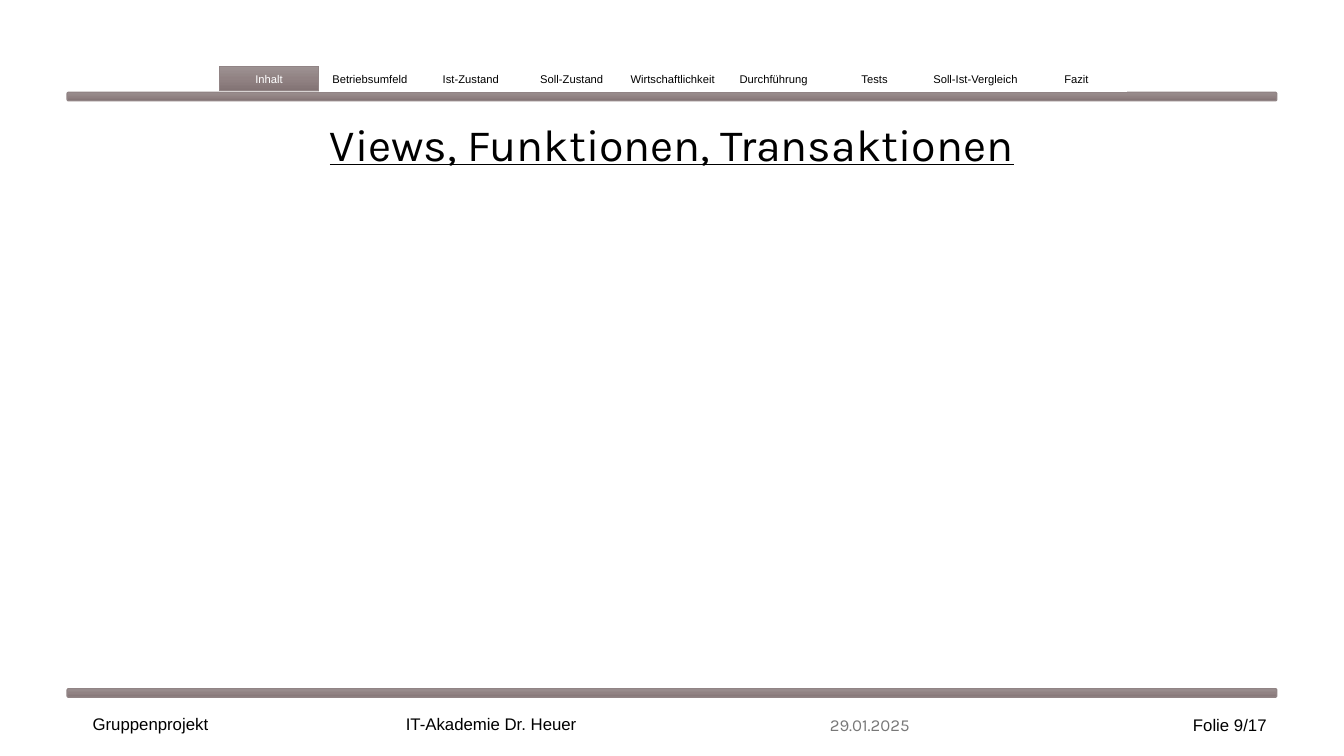
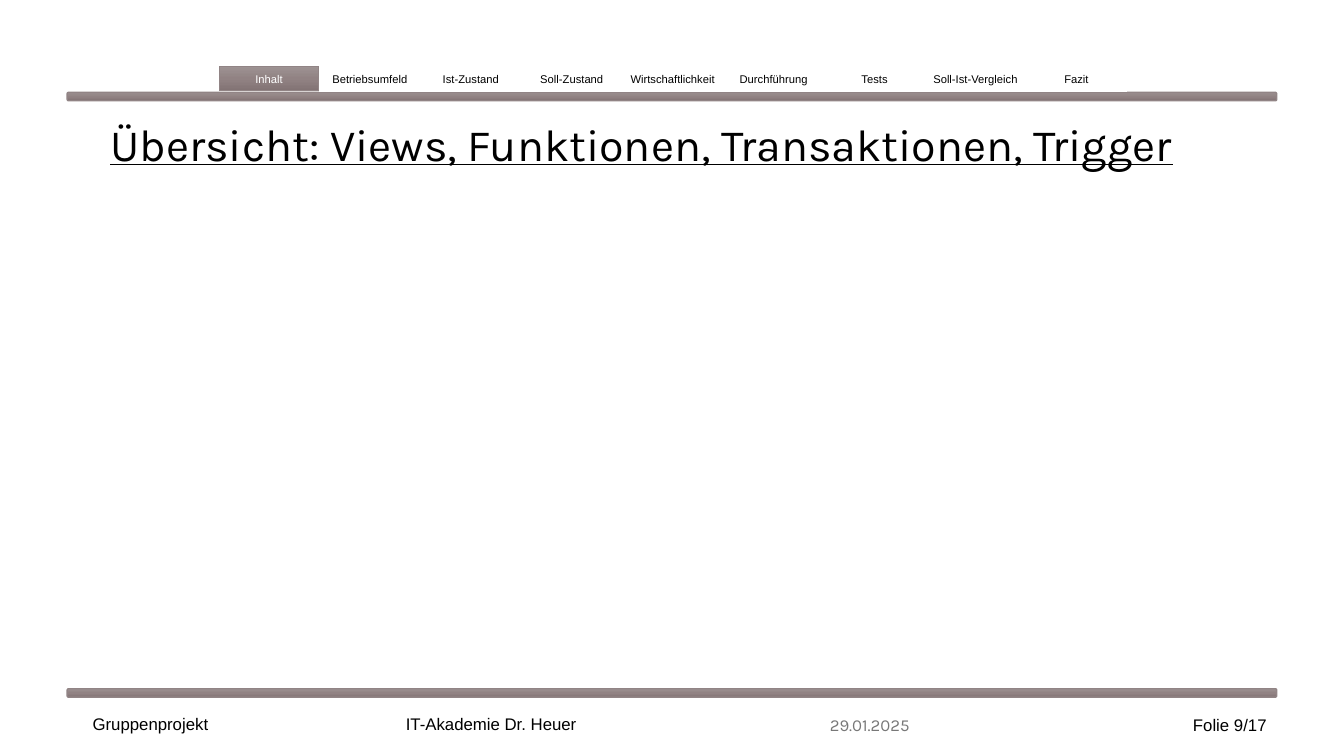
Before and after one commit to EkaterinaShmeleva/MediaManagementSystem, a slide deck: slide 9 of Medienverwaltungsdatenbank Gruppe1.pptx. Drawn at 1344x756 pixels with LibreOffice and Linux fonts; fonts in the diff are those of the drawing. Boxes give left, top, right and bottom in pixels: in the first picture for what was removed or moved away, otherwise in the second. Text is boxed around its words. In the diff, an @@ line names an element or a change of style, - is before the commit and + after.

Commit message:
trigger hinzugefügt

```diff
--- a/Medienverwaltungsdatenbank Gruppe1.pptx
+++ b/Medienverwaltungsdatenbank Gruppe1.pptx
@@ text at [110,124,1171,172]: text changed @@
-Views, Funktionen, Transaktionen
+Übersicht: Views, Funktionen, Transaktionen, Trigger
```
Also in this commit, not shown: 1 other slide changed.
